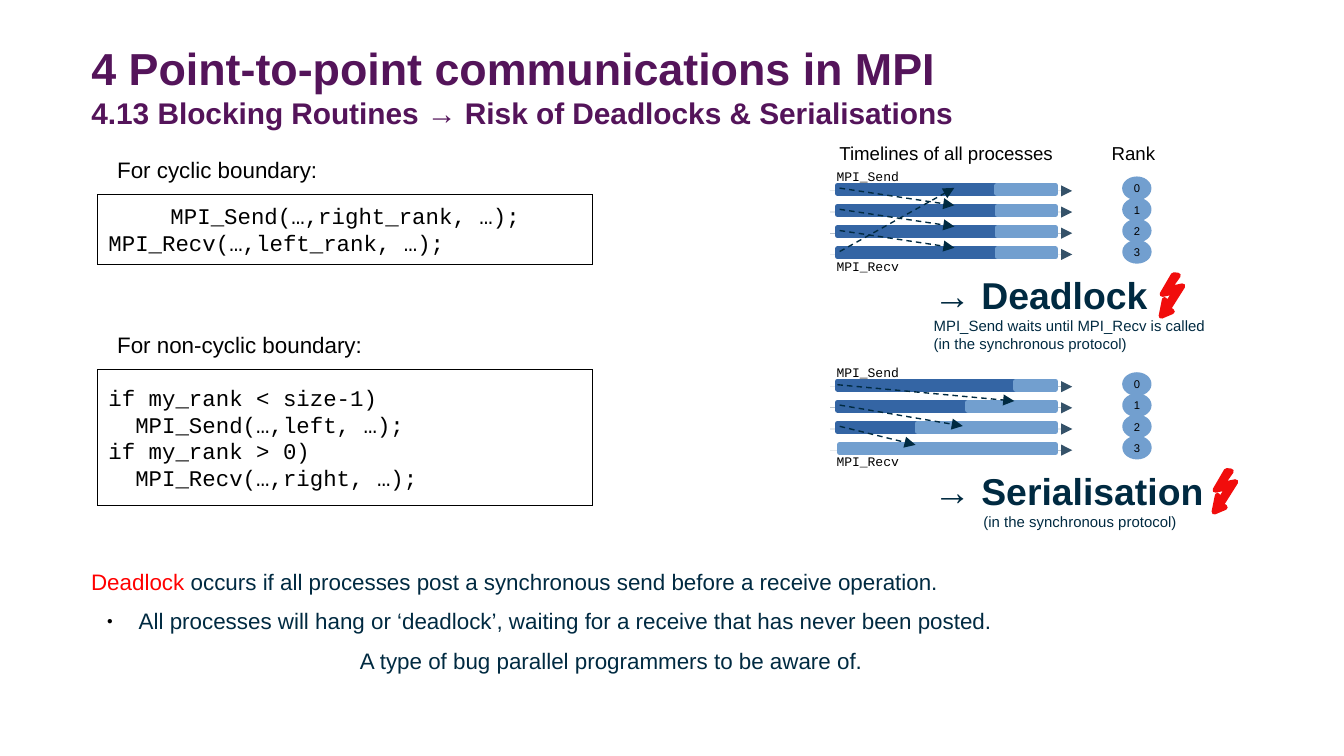
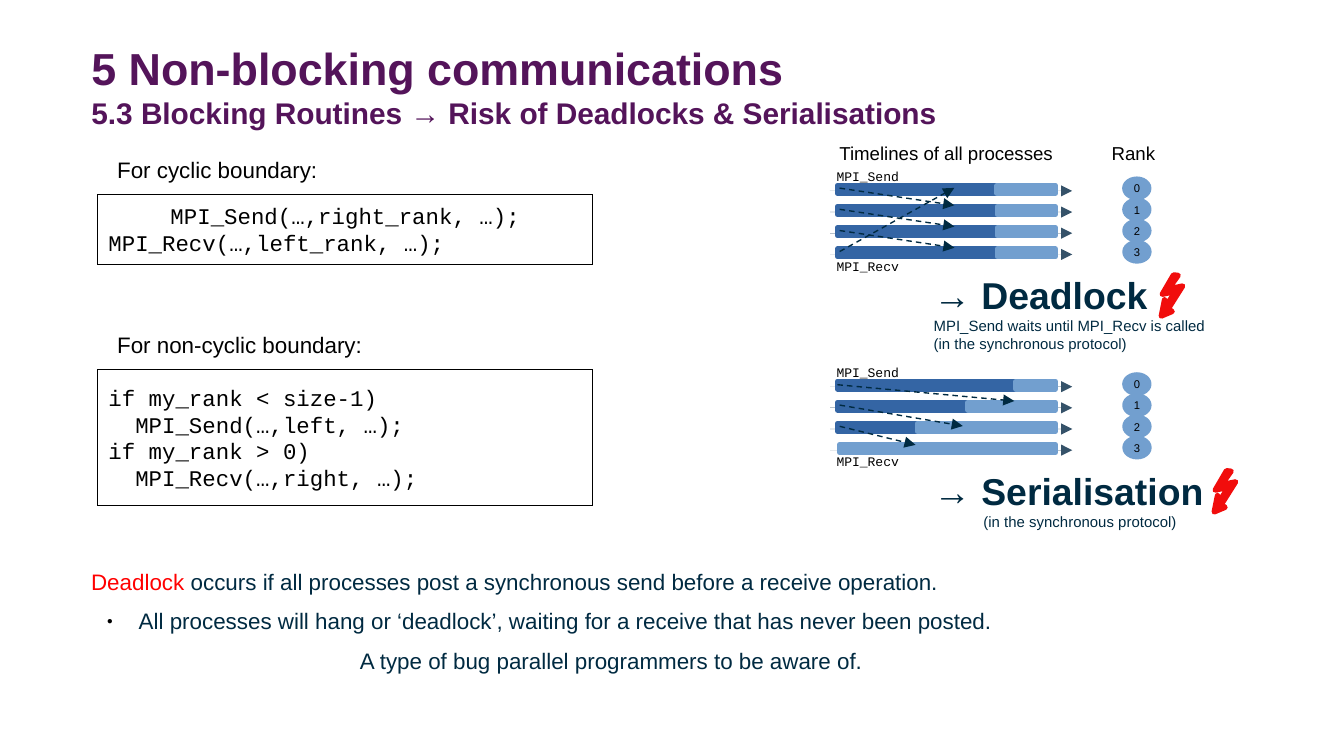
Before and after one commit to DurhamARC-Training/BasicParallelProgramming, a slide deck: slide 52 of OpenMPMPIShortCourse_Spring2026.odp (slide 50 before the commit). Drawn at 1344x756 pixels with LibreOffice and Linux fonts; fonts in the diff are those of the drawing; background and template pictures are left out. Boxes give left, top, right and bottom in pixels: in the first picture for what was removed or moved away, otherwise in the second. Text is boxed around its words. In the diff, an @@ line names an element or a change of style, - is before the commit and + after.

```diff
--- a/OpenMPMPIShortCourse_Spring2026.odp
+++ b/OpenMPMPIShortCourse_Spring2026.odp
@@ title at (91, 52, 937, 129): text changed @@
-4 Point-to-point communications in MPI
-4.13 Blocking Routines → Risk of Deadlocks & Serialisations
+5 Non-blocking communications
+5.3 Blocking Routines → Risk of Deadlocks & Serialisations
```
Also in this commit, not shown: 41 other slides changed, 2 slides added, 1 other file.
